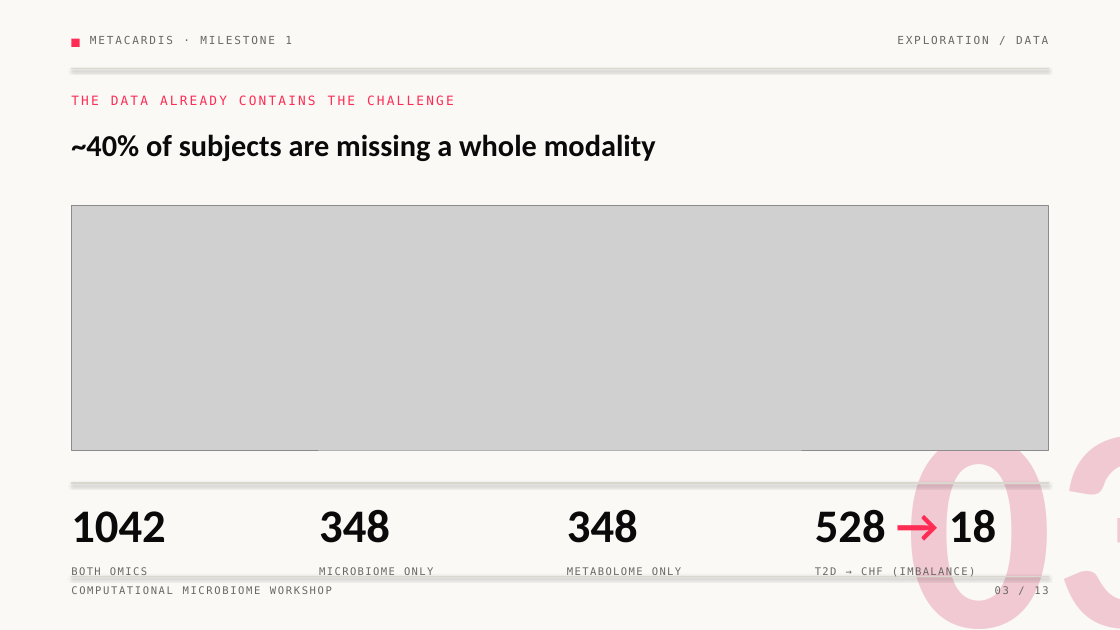
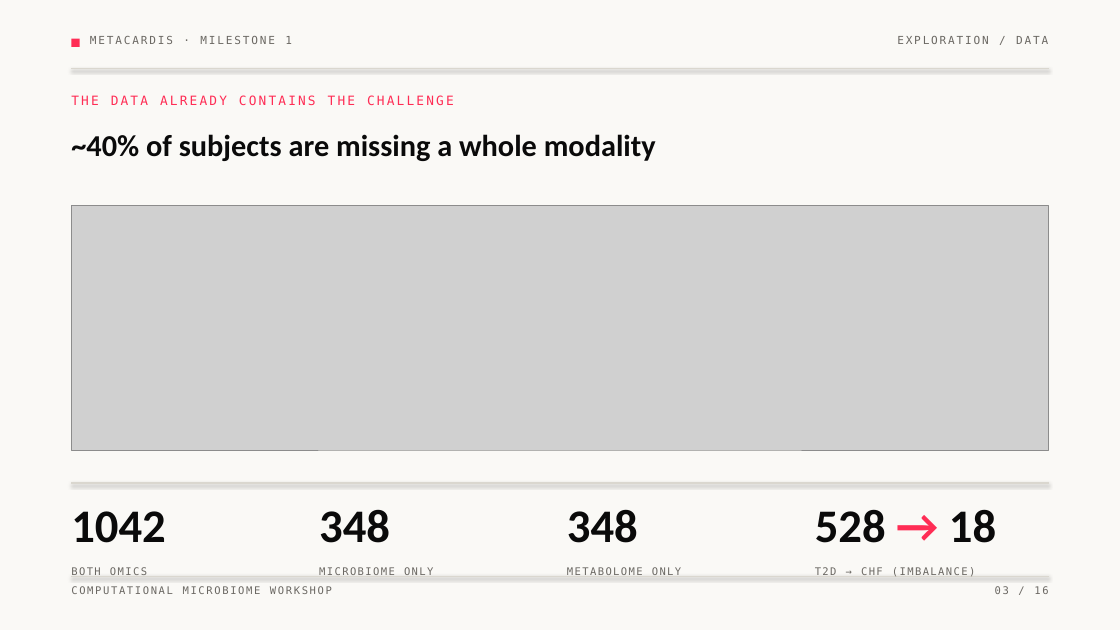
Before and after one commit to avivnoah/Uni-Bio-Microbiome-Project, a slide deck: slide 3 of deliverables/milestone1.pptx. Drawn at 1120x630 pixels with LibreOffice and Linux fonts; fonts in the diff are those of the drawing; grey boxes stand for pictures. Boxes give left, top, right and bottom in pixels: in the first picture for what was removed or moved away, otherwise in the second. Text is boxed around its words. In the diff, an @@ line names an element or a change of style, - is before the commit and + after.

```diff
--- a/deliverables/milestone1.pptx
+++ b/deliverables/milestone1.pptx
@@ text removed at (906, 385, 1120, 630) @@
-03
@@ text at (995, 586, 1048, 594): text changed @@
-03 / 13
+03 / 16
```
Also in this commit, not shown: 6 other slides changed, 9 slides added, 6 slides removed, 46 other files.
